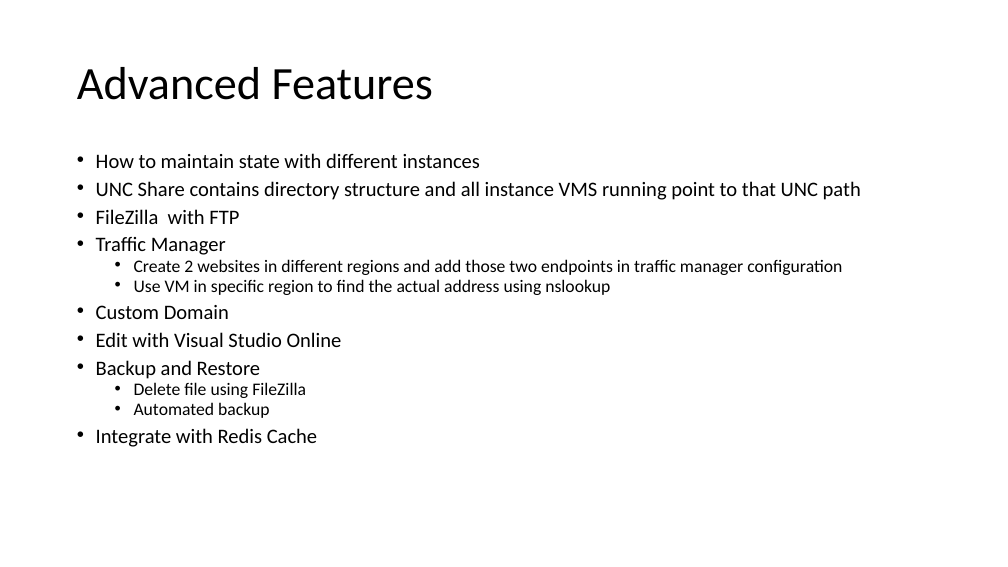
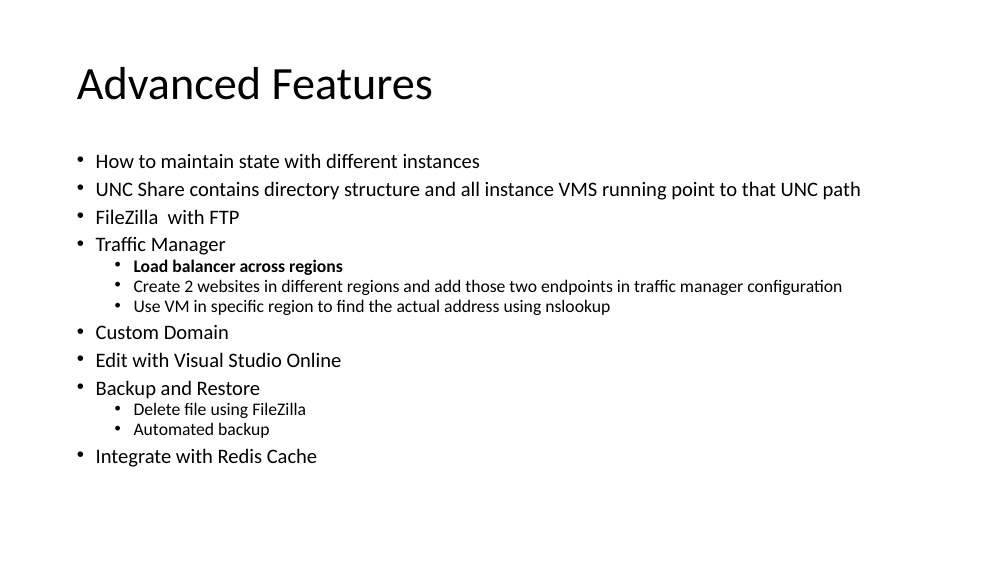
Before and after one commit to prasadhonrao/Training, a slide deck: slide 43 of Presentations/Microsoft Azure.pptx. Drawn at 1008x567 pixels with LibreOffice and Linux fonts; fonts in the diff are those of the drawing. Boxes give left, top, right and bottom in pixels: in the first picture for what was removed or moved away, otherwise in the second. Text is boxed around its words. In the diff, an @@ line names an element or a change of style, - is before the commit and + after.

```diff
--- a/Presentations/Microsoft Azure.pptx
+++ b/Presentations/Microsoft Azure.pptx
@@ text at (134, 259, 343, 275): paragraph added @@
+  • Load balancer across regions
```
Also in this commit, not shown: 1 other slide changed, 1 other file.
